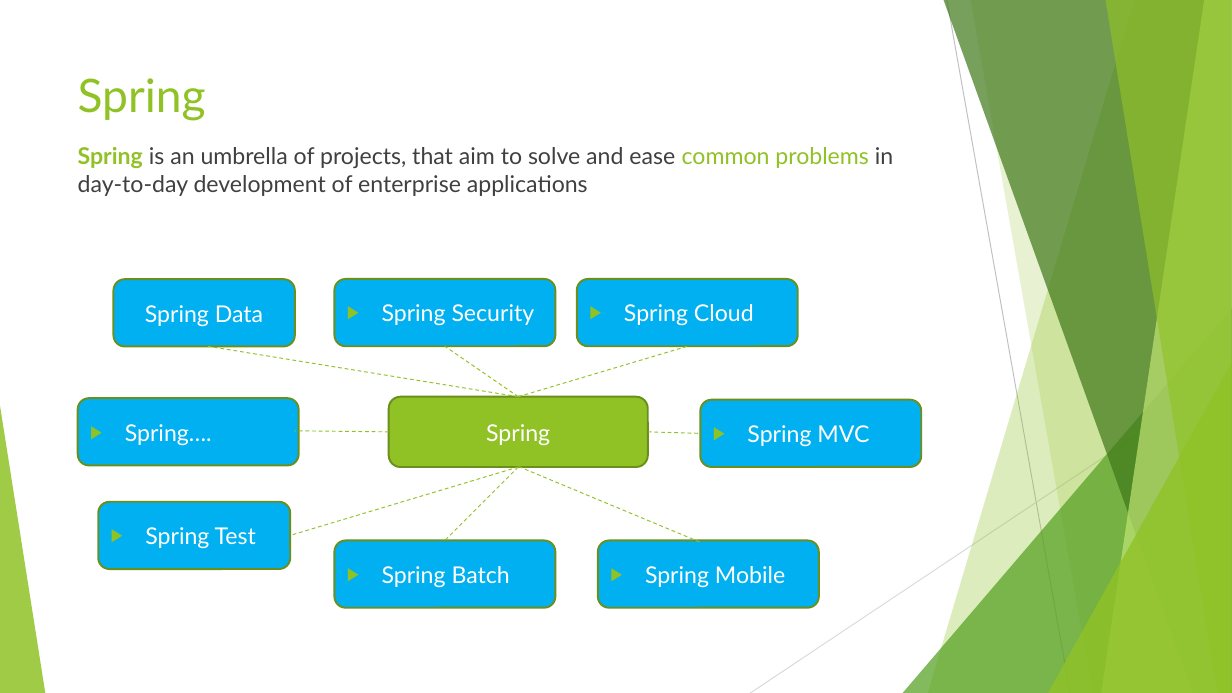
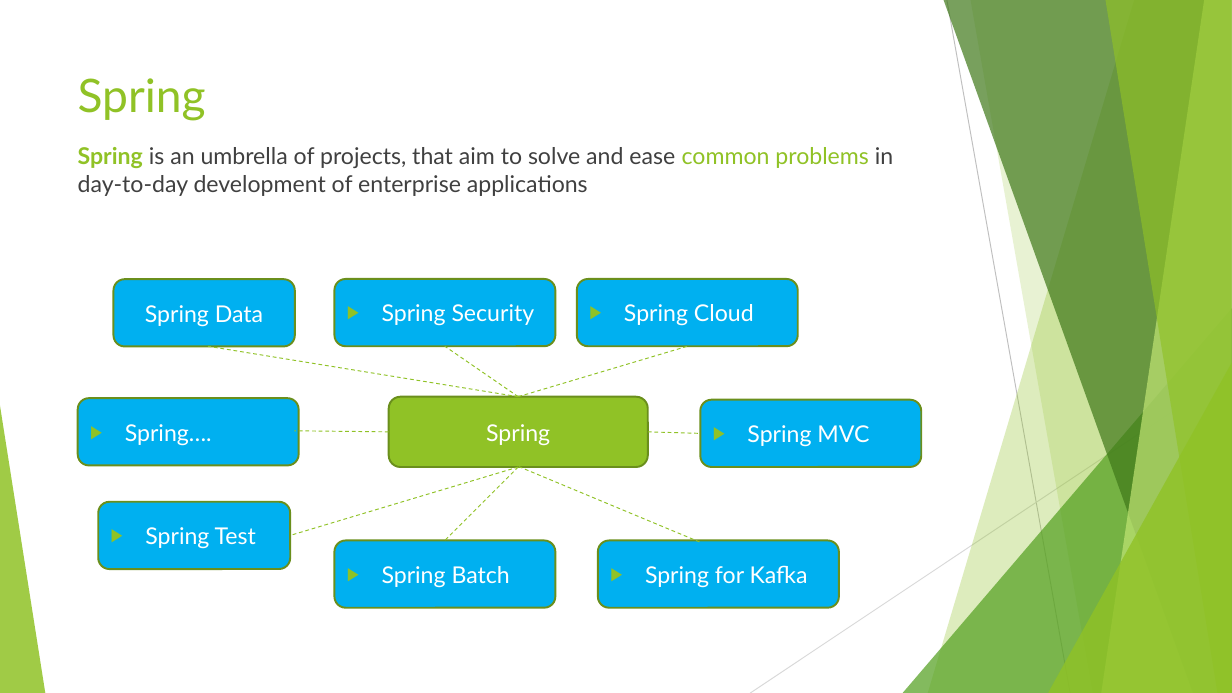
Before and after one commit to ybensman/SpringDemo, a slide deck: slide 5 of Spring_Beginners_1_SpringBootAndCore.pptx (slide 3 before the commit). Drawn at 1232x693 pixels with LibreOffice and Linux fonts; fonts in the diff are those of the drawing. Boxes give left, top, right and bottom in pixels: in the first picture for what was removed or moved away, otherwise in the second. Text is boxed around its words. In the diff, an @@ line names an element or a change of style, - is before the commit and + after.

```diff
--- a/Spring_Beginners_1_SpringBootAndCore.pptx
+++ b/Spring_Beginners_1_SpringBootAndCore.pptx
@@ rounded rectangle "Spring for Kafka": place and size @@
-rounded rectangle "Spring for Kafka" at [598, 541, 819, 608]
+rounded rectangle "Spring for Kafka" at [598, 541, 839, 608]
@@ text in rounded rectangle at [645, 565, 808, 588]: text changed @@
-▶ Spring Mobile
+▶ Spring for Kafka
```
Also in this commit, not shown: 7 other slides changed, 3 slides added, 1 slide removed.
